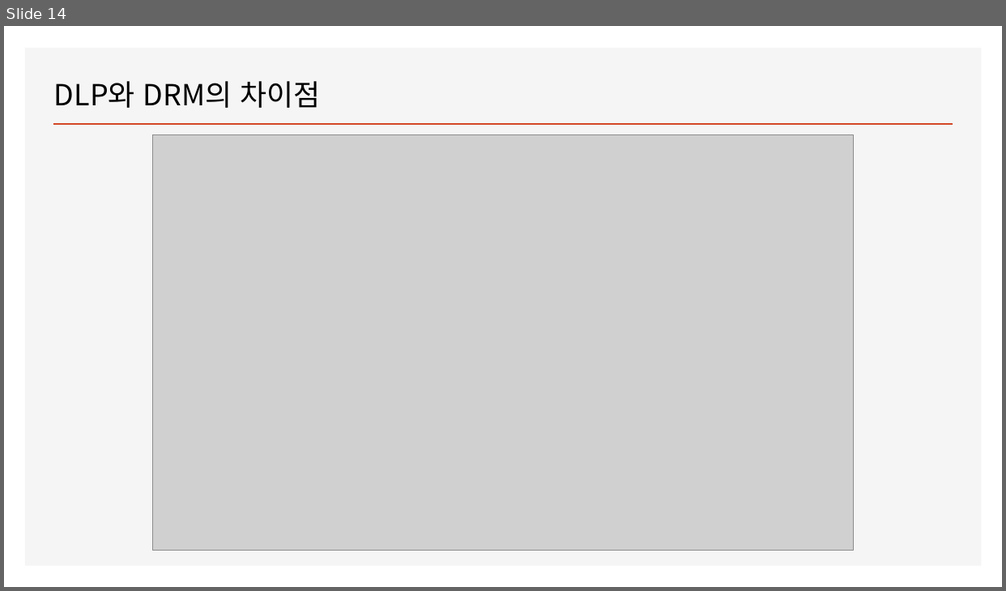
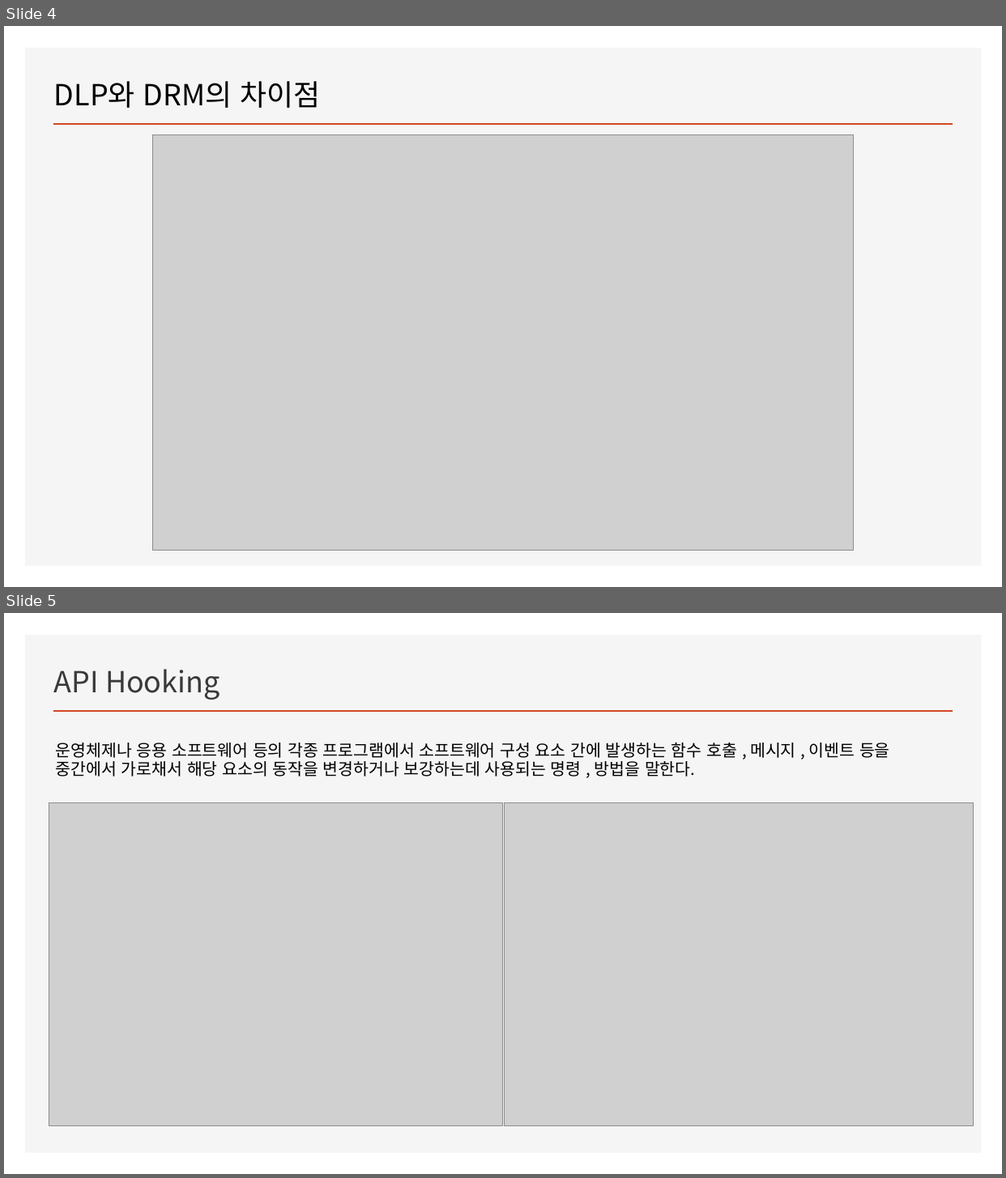
Before and after one commit to wsxc94/DLP-Study, a slide deck: 에이전트발표.pptx. Shown one above the other, each under a label of ours: slide 14 before the commit, slides 4 and 5 after it. The pictures are 1006x591 and 1006x1178 pixels, drawn with LibreOffice and Linux fonts; fonts in the diff are those of the drawing; grey boxes stand for pictures. Boxes give left, top, right and bottom in pixels: in the first picture for what was removed or moved away, otherwise in the second. Text is boxed around its words. In the diff, an @@ line names an element or a change of style, - is before the commit and + after.

```diff
--- a/에이전트발표.pptx
+++ b/에이전트발표.pptx
@@ slide 5 added at box(4, 613, 1002, 1174), background #FFFFFF; not listed: 2 template elements that a slide beside it also shows @@
@@ title added at box(54, 669, 219, 700), 28 pt, text #3B3838 @@
+API Hooking
@@ text added at box(56, 743, 890, 777), 16 pt, text #000000 @@
+운영체제나 응용 소프트웨어 등의 각종 프로그램에서 소프트웨어 구성 요소 간에 발생하는 함수 호출 , 메시지 , 이벤트 등을 중간에서 가로채서 해당 요소의 동작을 변경하거나 보강하는데 사용되는 명령 , 방법을 말한다.
@@ picture added at box(49, 803, 503, 1126) @@
@@ picture added at box(505, 803, 974, 1126) @@
@@ what was slide 14 is now slide 4 @@
```
Also in this commit, not shown: 2 slides changed, 3 other slides added, 5 other files.
